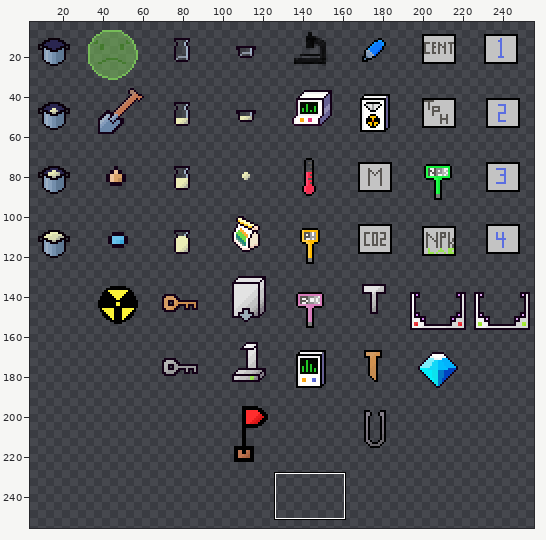
Sprite sheet: discoveryworld/assets/placeholder/instruments1.png. The first picture is a wide view before the edit; the outline marks the close-up.
Close-up. Earlier state:
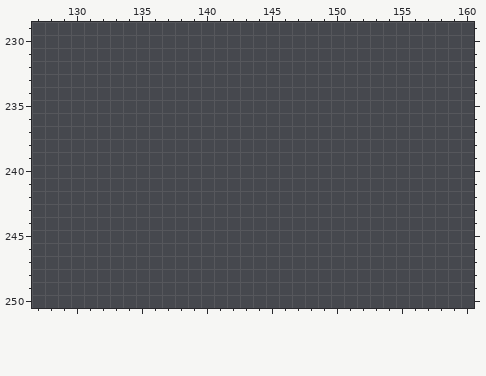
The file is 256x256 pixels. Pixels under 10% opacity are left out. Colours within 5 levels of each other are drawn and written as one. Shown: x 127..160, y 229..250. The wide view leaves out empty margins. The commit also changed other parts of the picture, which this record leaves out.
And afterwards:
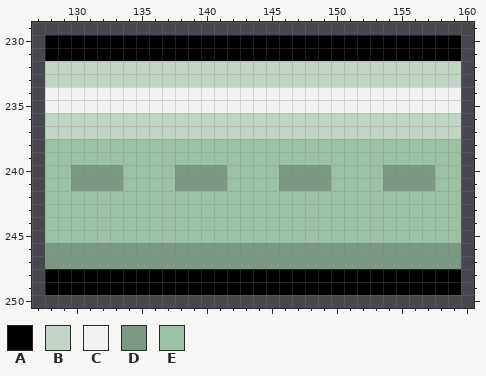
Palette (. is transparent): A #000000  B #c0d5c4  C #f2f2f2  D #7b9980  E #9bc2a2
From old to new:
Changed rows in their new state; - is an unchanged pixel.
first column x 128:
230 AAAAAAAAAAAAAAAAAAAAAAAAAAAAAAAA
231 AAAAAAAAAAAAAAAAAAAAAAAAAAAAAAAA
232 BBBBBBBBBBBBBBBBBBBBBBBBBBBBBBBB
233 BBBBBBBBBBBBBBBBBBBBBBBBBBBBBBBB
234 CCCCCCCCCCCCCCCCCCCCCCCCCCCCCCCC
235 CCCCCCCCCCCCCCCCCCCCCCCCCCCCCCCC
236 BBBBBBBBBBBBBBBBBBBBBBBBBBBBBBBB
237 BBBBBBBBBBBBBBBBBBBBBBBBBBBBBBBB
238 EEEEEEEEEEEEEEEEEEEEEEEEEEEEEEEE
239 EEEEEEEEEEEEEEEEEEEEEEEEEEEEEEEE
240 EEDDDDEEEEDDDDEEEEDDDDEEEEDDDDEE
241 EEDDDDEEEEDDDDEEEEDDDDEEEEDDDDEE
242 EEEEEEEEEEEEEEEEEEEEEEEEEEEEEEEE
243 EEEEEEEEEEEEEEEEEEEEEEEEEEEEEEEE
244 EEEEEEEEEEEEEEEEEEEEEEEEEEEEEEEE
245 EEEEEEEEEEEEEEEEEEEEEEEEEEEEEEEE
246 DDDDDDDDDDDDDDDDDDDDDDDDDDDDDDDD
247 DDDDDDDDDDDDDDDDDDDDDDDDDDDDDDDD
248 AAAAAAAAAAAAAAAAAAAAAAAAAAAAAAAA
249 AAAAAAAAAAAAAAAAAAAAAAAAAAAAAAAA
Where, in picture pixels (left, top, right, bottom), the same in both close-ups:
added: (45, 35, 461, 295)
